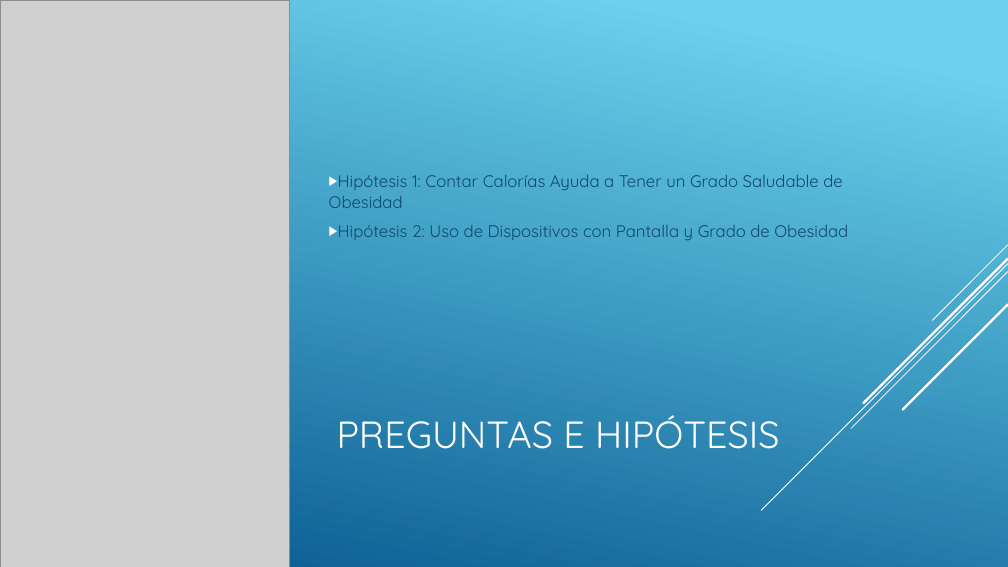
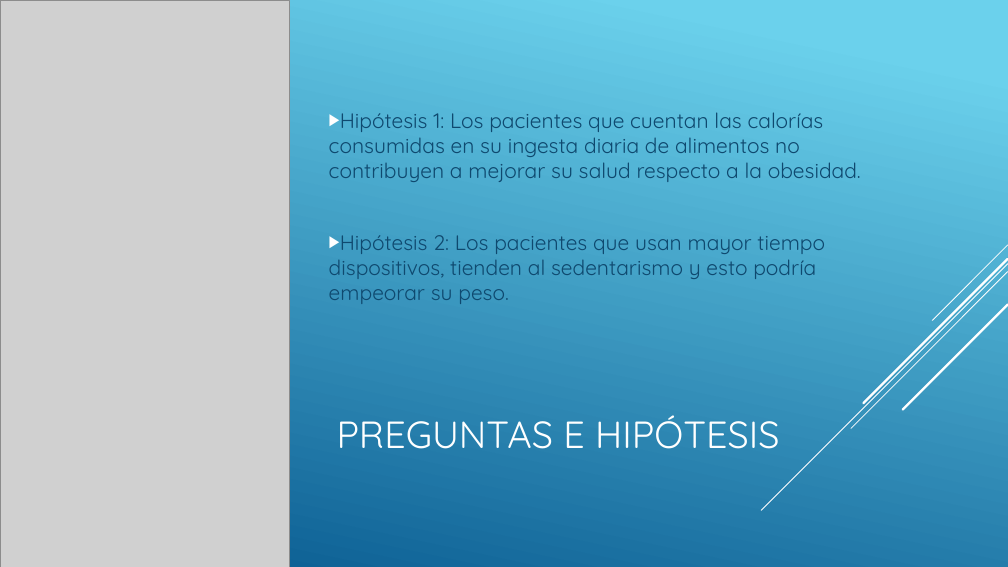
Before and after one commit to dani3836/Data-Science, a slide deck: slide 6 of Pre-entrega.pptx. Drawn at 1008x567 pixels with LibreOffice and Linux fonts; fonts in the diff are those of the drawing; grey boxes stand for pictures. Boxes give left, top, right and bottom in pixels: in the first picture for what was removed or moved away, otherwise in the second. Text is boxed around its words. In the diff, an @@ line names an element or a change of style, - is before the commit and + after.

```diff
--- a/Pre-entrega.pptx
+++ b/Pre-entrega.pptx
@@ text at bbox=[329, 112, 861, 304]: text changed; size 16 to 20 pt @@
-▶ Hipótesis 1: Contar Calorías Ayuda a Tener un Grado Saludable de Obesidad
-▶ Hipótesis 2: Uso de Dispositivos con Pantalla y Grado de Obesidad
+▶ Hipótesis 1: Los pacientes que cuentan las calorías consumidas en su ingesta diaria de alimentos no contribuyen a mejorar su salud respecto a la obesidad.
+▶ Hipótesis 2: Los pacientes que usan mayor tiempo dispositivos, tienden al sedentarismo y esto podría empeorar su peso.
```
Also in this commit, not shown: 5 other slides changed, 5 slides added, 1 slide removed.
